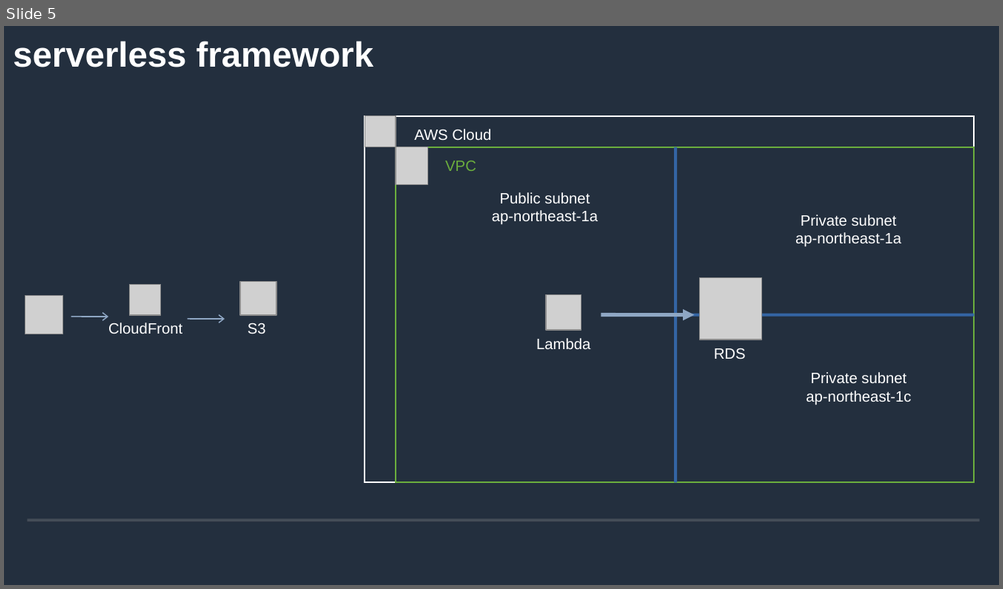
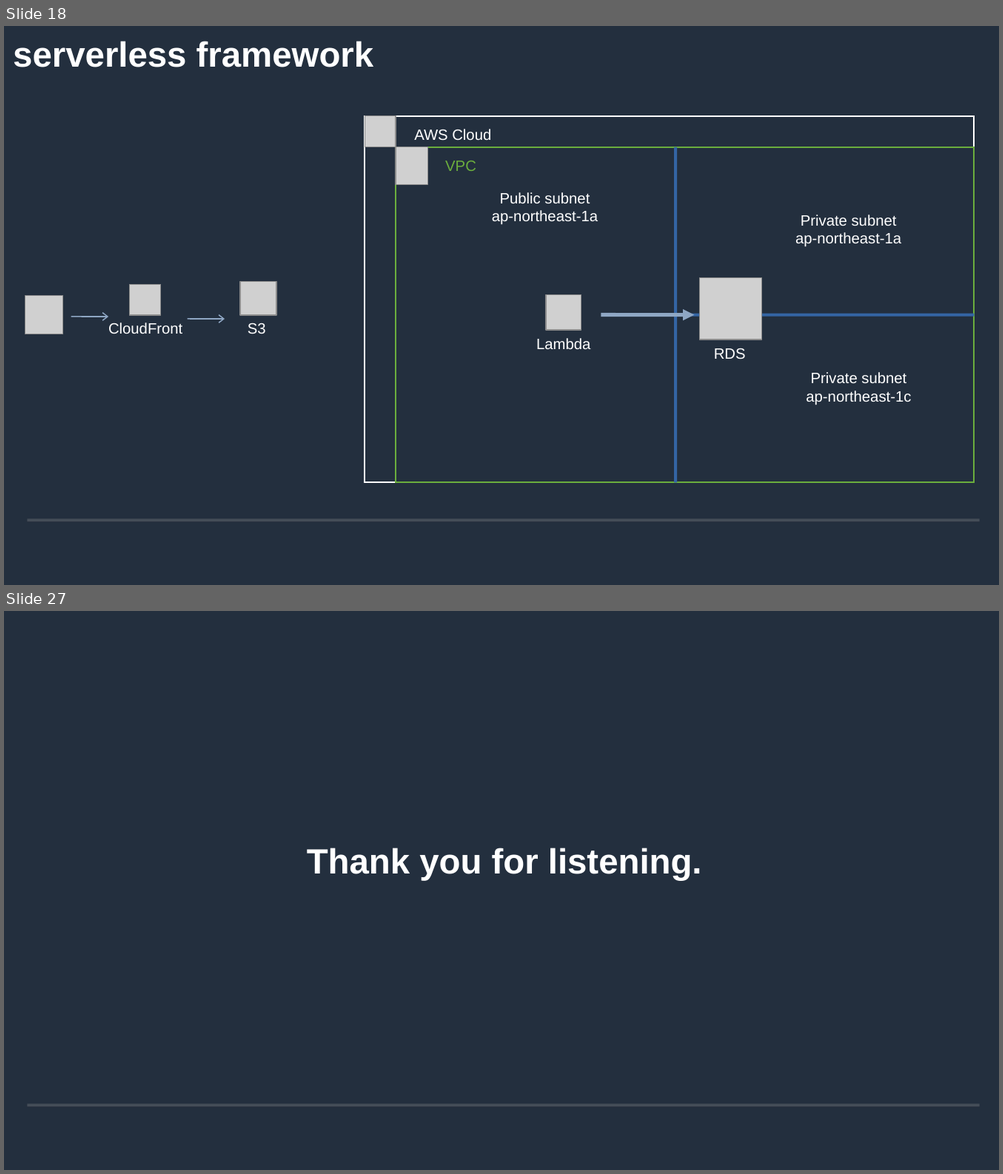
Before and after one commit to andygithub9/cfc104_2, a slide deck: 104.odp. Shown one above the other, each under a label of ours: slide 5 before the commit, slides 18 and 27 after it; the slides between them are not shown. The pictures are 1003x589 and 1003x1174 pixels, drawn with LibreOffice and Linux fonts; fonts in the diff are those of the drawing; grey boxes stand for pictures; background and template pictures are left out. Boxes give left, top, right and bottom in pixels: in the first picture for what was removed or moved away, otherwise in the second. Text is boxed around its words. In the diff, an @@ line names an element or a change of style, - is before the commit and + after.

```diff
--- a/104.odp
+++ b/104.odp
@@ slide 27 added at (4,611,999,1170), background #232F3E; not listed: 2 template elements that a slide beside it also shows @@
@@ title added at (307,848,702,881), 28 pt, text #FFFFFF, bold @@
+Thank you for listening.
@@ what was slide 5 is now slide 18 @@
```
Also in this commit, not shown: 2 slides changed, 20 other slides added, 2 other files.
